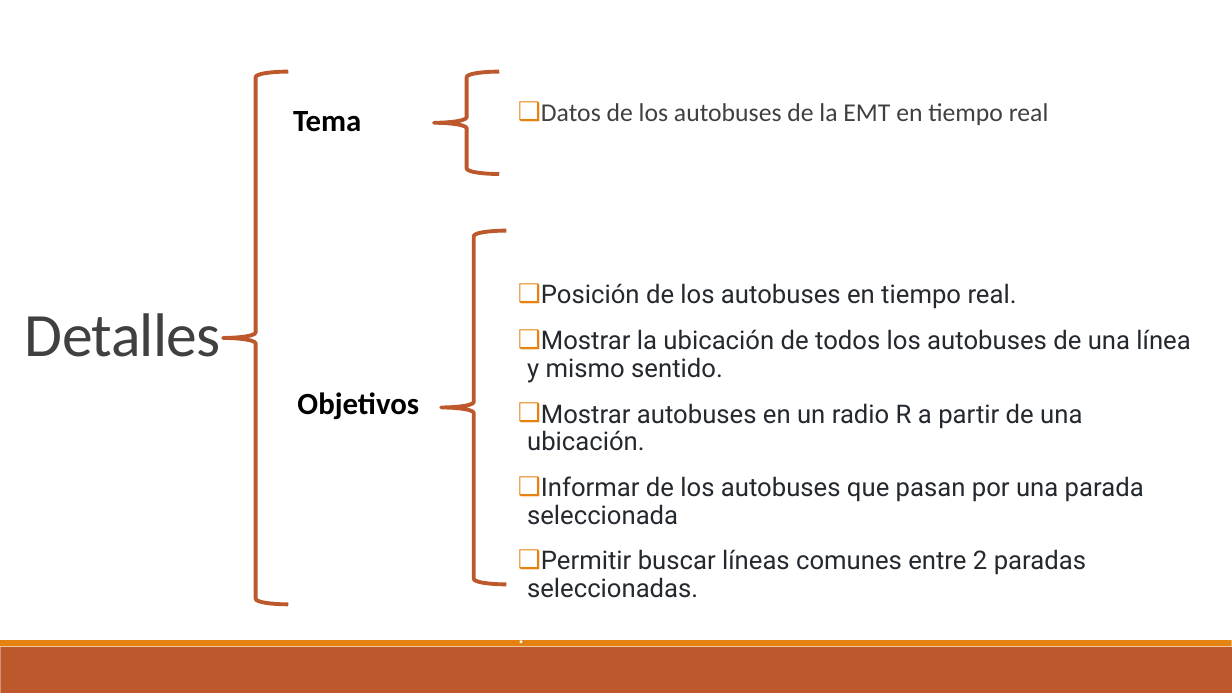
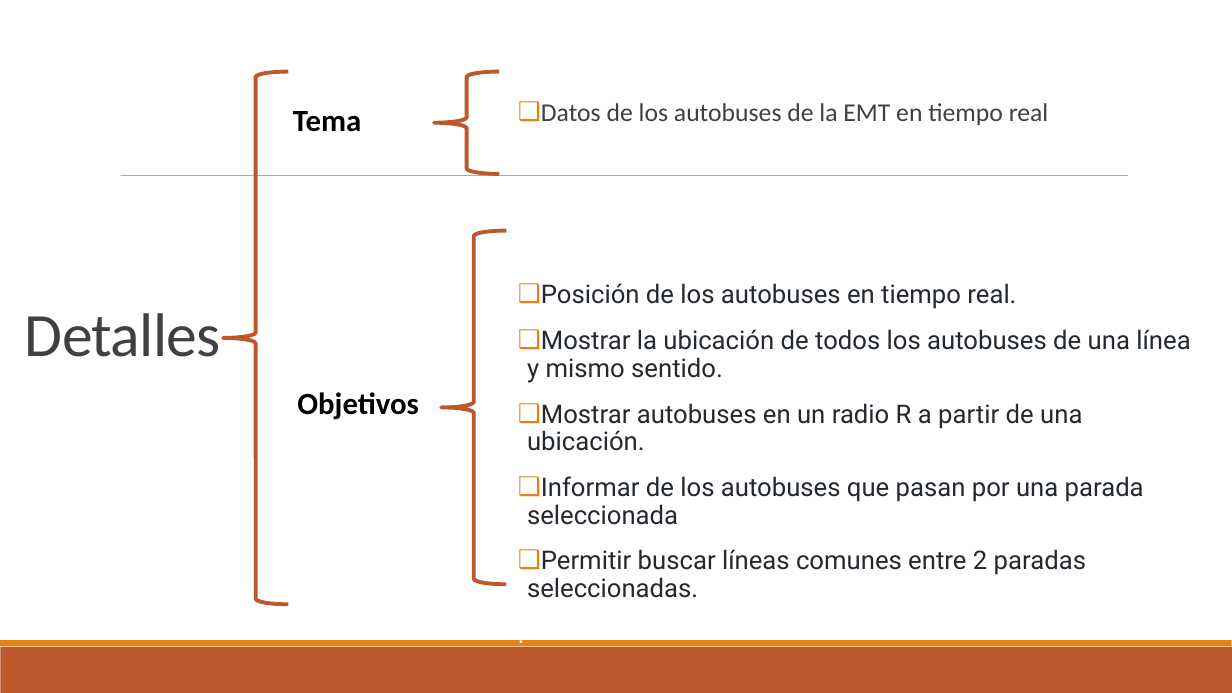
Before and after one commit to EloyBG97/project-big-data, a slide deck: slide 2 of Presentacion.pptx. Drawn at 1232x693 pixels with LibreOffice and Linux fonts; fonts in the diff are those of the drawing. Boxes give left, top, right and bottom in pixels: in the first picture for what was removed or moved away, otherwise in the second. Text is boxed around its words. In the diff, an @@ line names an element or a change of style, - is before the commit and + after.

```diff
--- a/Presentacion.pptx
+++ b/Presentacion.pptx
@@ left brace at bbox=[223, 71, 288, 604]: proportions changed @@
@@ left brace at bbox=[434, 71, 500, 174]: proportions changed @@
@@ line added from (121, 176) to (1128, 176), #808080 0.5 pt @@
```
Also in this commit, not shown: 4 other slides changed, 1 slide added.
